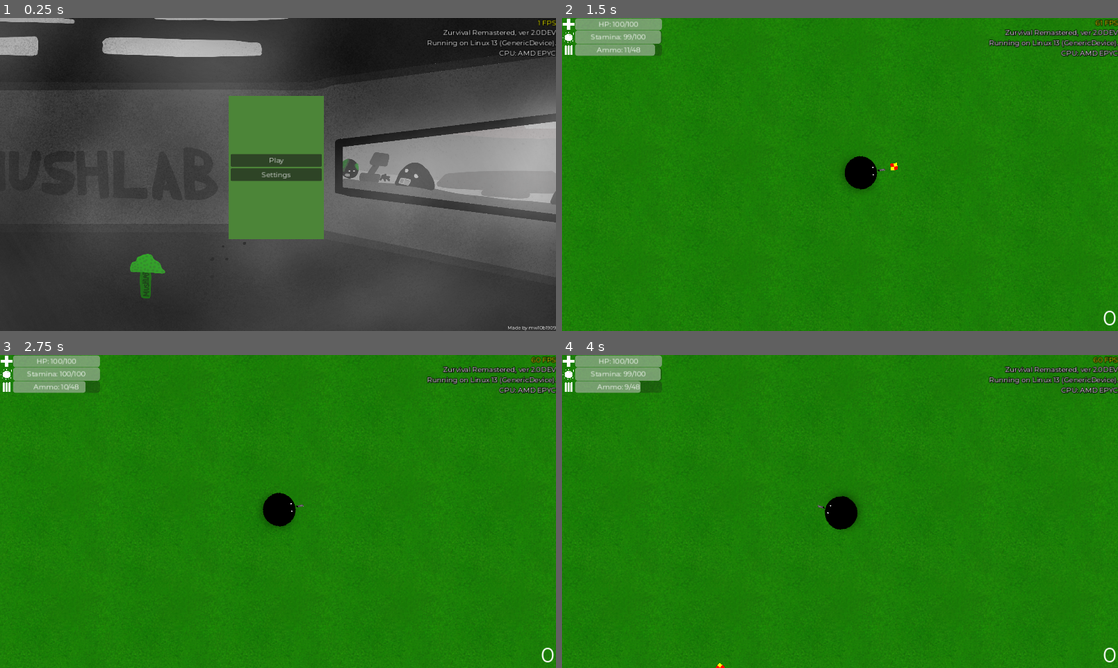
Above: before the commit, frames 1-4 (two rows, left to right).
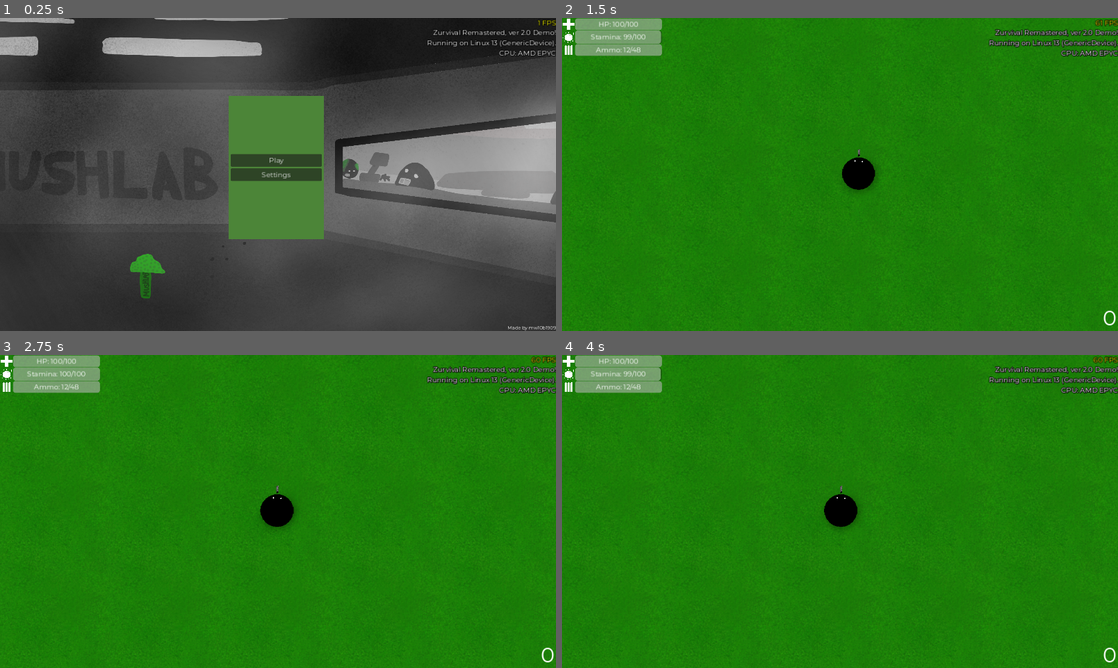
Above: after the commit, the same moments.

Repository: klodskateam/zurvival-remastered
Game: Godot game, scene res://menu.tscn
Same seed, same stepped clock (60 frames per second), same inputs: the game is played once before the commit and once after it.
Inputs (mouse positions are in pixels of both pictures, inside the frame that each line leads up to):
- Up to frame 1 (0.25 s): no input
- Up to frame 2 (1.5 s): click "Play" at 0.5 s; tap Enter at 1.25 s; move the mouse to (962, 158) at 1.27 s; hold D (right) from 1.28 s (still down); hold Shift (run) from 1.28 s (still down); click (962, 158) at 1.42 s
- Up to frame 3 (2.75 s): release D (right) at 2 s; release Shift (run) at 2 s; drag from (166, 527) to (472, 470) at 2.02 s
- Up to frame 4 (4 s): move the mouse to (895, 442) at 2.77 s; hold D (right) 2.78-3.5 s; hold Shift (run) 2.78-3.5 s; drag from (812, 574) to (673, 464) at 3.52 s

The runs differ from the first frame. In frame 1, 0.2% of the frame differs, in the area x 77-100%, y 3-6%; in frame 2, 0.6%; in frame 3, 0.6%; in frame 4, 0.7%, in the area x 6-100%, y 3-100%.
Error before the commit: Invalid type in function 'set_locale' in base 'TranslationServer'. Cannot convert argument 1 from Nil to String. (res://global.gd:21)
Error after the commit: Invalid type in function 'set_locale' in base 'TranslationServer'. Cannot convert argument 1 from Nil to String. (res://global.gd:20)

Commit message:
языки и убирание управления с пека

Diff:
--- a/button_shoot.gd
+++ b/button_shoot.gd
@@ -16,5 +16,5 @@
 	$"../../../game/player".bullets_reload()
 
 func _ready() -> void:
-	if OS.get_name() != "Android":
+	if (OS.get_name() != "Android"):
 		$"..".queue_free()
--- a/global.gd
+++ b/global.gd
@@ -2,7 +2,6 @@
 
 var VERSION = ProjectSettings.get_setting("application/config/version")
 var FULLSCREEN = false
-var FORCEMOBILECONTROL = true
 
 const SAVE_PATH = "user://save.cfg"
 var CONFIG = ConfigFile.new()
--- a/project.godot
+++ b/project.godot
@@ -11,7 +11,7 @@
 [application]
 
 config/name="Zurvival Remastered"
-config/version="2.0DEV"
+config/version="2.0 Demo!"
 run/main_scene="res://menu.tscn"
 config/features=PackedStringArray("4.3", "Forward Plus")
 boot_splash/image="res://Resources/_placeholder.png"
--- a/settings_lang.gd
+++ b/settings_lang.gd
@@ -15,7 +15,6 @@
 
 func _ready() -> void:
 
-
 	langs = TranslationServer.get_loaded_locales()
 	print(langs)
 	for n in langs.size():
@@ -24,6 +23,7 @@
 		var sus = n + 1
 		set_item_tooltip(n, langtooltips[n])
 
+	selected = TranslationServer.get_loaded_locales().find(TranslationServer.get_locale(), 0)
 
 func _on_item_selected(index: int) -> void:
 	TranslationServer.set_locale(langs[index])
